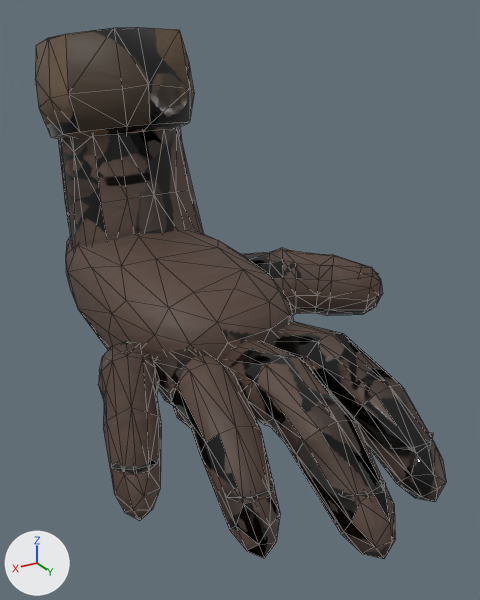
A saved change to the Blender file assets/source/blender/cpart_foot_primate.blend.
Rendered twice from a camera (50 mm lens) standing at (0.072, 0.1542, 0.0868) and looking at (-0.0039, 0.0277, 0.0235). Every picture has the same lights, and +X, +Y and +Z are marked at lower left. The picture after the commit comes second. Mesh edges are drawn as thin lines.

Before the edit, the objects in view are built like this:
```python
me_cuff_mesh = bpy.data.meshes.new('Cuff_mesh')
me_cuff_mesh.from_pydata(...)  # 39 vertices, 74 faces; spans x -0.023..0.0216, y -0.0557..-0.0115, z 0.05..0.0837
me_cuff_mesh.polygons.foreach_set('use_smooth', [True] * 74)
me_cuff_mesh.materials.append(mat_m_footprimatefur)
me_footprimate_mesh = bpy.data.meshes.new('FootPrimate_mesh')
me_footprimate_mesh.from_pydata(...)  # 524 vertices, 1006 faces; spans x -0.0557..0.0411, y -0.056..0.0924, z 0.0..0.0767
me_footprimate_mesh.polygons.foreach_set('use_smooth', [True] * 1006)
me_footprimate_mesh.materials.append(mat_m_footprimateskin)
me_nails_mesh = bpy.data.meshes.new('Nails_mesh')
me_nails_mesh.from_pydata(...)  # 40 vertices, 60 faces; spans x -0.0529..0.0409, y 0.0155..0.0885, z 0.0087..0.021
me_nails_mesh.polygons.foreach_set('use_smooth', [True] * 60)
me_nails_mesh.materials.append(mat_m_footprimatenail)
ob_cuff = bpy.data.objects.new('Cuff', me_cuff_mesh)
ob_cuff.parent = ob_footprimate
ob_cuff.location = (0.0, 0.0, 0.0)
ob_footprimate = bpy.data.objects.new('FootPrimate', me_footprimate_mesh)
ob_footprimate.location = (0.0, 0.0, 0.0)
ob_nails = bpy.data.objects.new('Nails', me_nails_mesh)
ob_nails.parent = ob_footprimate
ob_nails.location = (0.0, 0.0, 0.0)
```
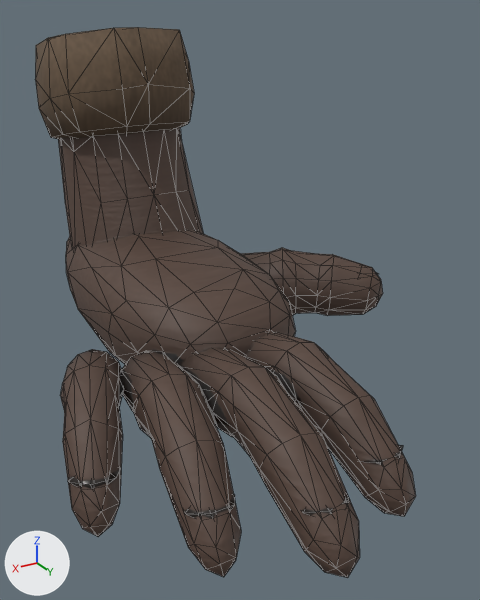
What differs and where, as boxes (x1, y1, x2, y2) in the pictures (480 x 600 px; the box of a moved part takes in the faces that stretch with it):
'FootPrimate', reshaped (8% narrower)
    before: (58, 127, 446, 559)
    after: (58, 127, 416, 578)
'Nails', reshaped (7% taller)
    before: (111, 272, 433, 502)
    after: (68, 272, 403, 519)
part 1 of me_footprimate_mesh, moved or reshaped
    before: (274, 321, 446, 501)
    after: (245, 332, 416, 516)
part 2 of me_footprimate_mesh, moved or reshaped
    before: (98, 341, 161, 521)
    after: (60, 349, 124, 537)
part 3 of me_footprimate_mesh, moved or reshaped
    before: (154, 340, 395, 559)
    after: (120, 347, 360, 578)
part 4 of me_footprimate_mesh, surface changed
    before: (58, 127, 446, 550)
    after: (58, 127, 416, 570)
part 5 of me_nails_mesh, moved or reshaped
    before: (396, 433, 433, 451)
    after: (361, 445, 403, 464)
part 6 of me_nails_mesh, moved or reshaped
    before: (340, 479, 386, 498)
    after: (302, 494, 350, 515)
part 7 of me_nails_mesh, moved or reshaped
    before: (226, 479, 275, 502)
    after: (184, 495, 235, 519)
part 8 of me_nails_mesh, moved or reshaped
    before: (111, 456, 160, 474)
    after: (68, 468, 121, 489)
part 9 of me_cuff_mesh, surface changed
    both: (45, 27, 193, 139)

Edits to the bpy script that builds the scene:
```text
Change me_footprimate_mesh:
    used by ob_footprimate; location = (0.0, 0.0, 0.0)
    remove me_footprimate_mesh.from_pydata(...)  # 524 vertices, 1006 faces; spans x -0.0557..0.0411, y -0.056..0.0924, z 0.0..0.0767
    add me_footprimate_mesh.from_pydata(...)  # 524 vertices, 1006 faces; spans x -0.0557..0.0491, y -0.056..0.0923, z 0.0..0.0767
    me_footprimate_mesh part 1: the loose piece of 76 vertices spanning x -0.0188..-0.0024, y 0.0338..0.0866, z 0.0002..0.0237 is moved by (0.008, 0.0, 0.0)
    me_footprimate_mesh part 2: the loose piece of 63 vertices spanning x 0.019..0.0411, y 0.0229..0.0627, z 0.0008..0.0226 is moved by (0.008, 0.0, 0.0)
    me_footprimate_mesh part 3: 147 of 524 vertices moved; they spanned x -0.0047..0.0273, y 0.0315..0.0924, z 0.0..0.0238 and now span x 0.0033..0.0353, y 0.0315..0.0923, z 0.0..0.0238; mean shift (0.008, 0.0, 0.0); largest move (0.005, 0.0924, 0.0048) -> (0.0162, 0.0917, 0.004)
    me_footprimate_mesh part 4: 851 kept faces spanning x -0.0557..0.0491, y -0.056..0.0923, z 0.0..0.0767 get new texture (UV) coordinates
Change me_nails_mesh:
    used by ob_nails; parent = ob_footprimate; location = (0.0, 0.0, 0.0)
    remove me_nails_mesh.from_pydata(...)  # 40 vertices, 60 faces; spans x -0.0529..0.0409, y 0.0155..0.0885, z 0.0087..0.021
    add me_nails_mesh.from_pydata(...)  # 40 vertices, 60 faces; spans x -0.0529..0.0489, y 0.0155..0.0885, z 0.0087..0.021
    me_nails_mesh part 5: the loose piece of 8 vertices spanning x -0.0171..-0.0071, y 0.0752..0.0829, z 0.0095..0.012 is moved by (0.008, 0.0, 0.0)
    me_nails_mesh part 6: the loose piece of 8 vertices spanning x 0.0003..0.0102, y 0.0808..0.0885, z 0.0095..0.0121 is moved by (0.008, 0.0, 0.0)
    me_nails_mesh part 7: the loose piece of 8 vertices spanning x 0.017..0.0269, y 0.071..0.0785, z 0.0092..0.0117 is moved by (0.008, 0.0, 0.0)
    me_nails_mesh part 8: the loose piece of 8 vertices spanning x 0.031..0.0409, y 0.0527..0.06, z 0.0087..0.0114 is moved by (0.008, 0.0, 0.0)
Change me_cuff_mesh:
    where me_cuff_mesh.from_pydata(...)  # 39 vertices, 74 faces; spans x -0.023..0.0216, y -0.0557..-0.0115, z 0.05..0.0837
    used by ob_cuff; parent = ob_footprimate; location = (0.0, 0.0, 0.0)
    me_cuff_mesh part 9: texture (UV) coordinates of 74 of 74 faces, centred in x -0.0208..0.0212, y -0.0554..-0.0119, z 0.0512..0.0828, changed; they spanned u 0.35..0.96, v 0.01..0.96 and now span u 0.01..0.94, v 0.19..0.98
```
